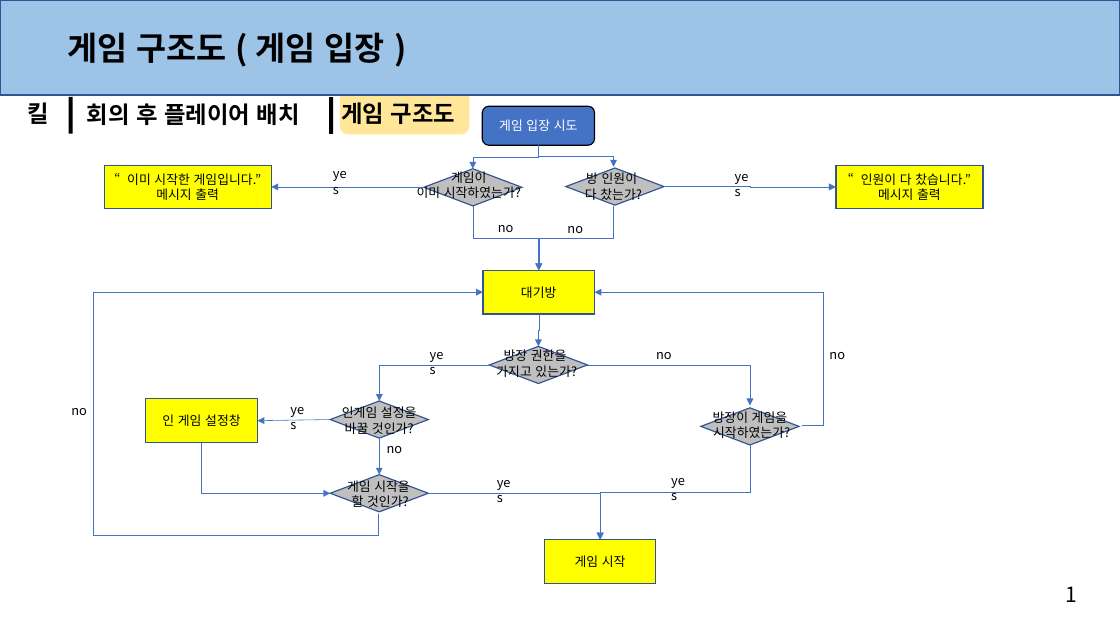
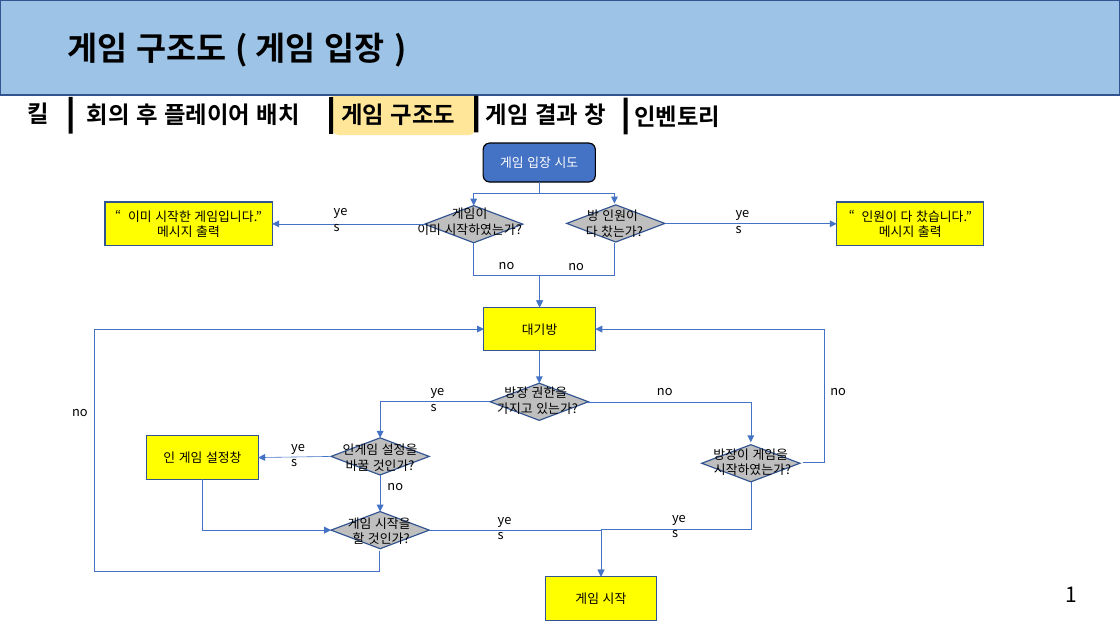
Before and after one commit to anglik0370/EscapeIsland, a slide deck: slide 5 of Document/시스템/시스템.pptx. Drawn at 1120x630 pixels with LibreOffice and Linux fonts; fonts in the diff are those of the drawing. Boxes give left, top, right and bottom in pixels: in the first picture for what was removed or moved away, otherwise in the second. Text is boxed around its words. In the diff, an @@ line names an element or a change of style, - is before the commit and + after.

```diff
--- a/Document/시스템/시스템.pptx
+++ b/Document/시스템/시스템.pptx
@@ rounded rectangle resized from (x1=340, y1=87, x2=470, y2=134) to (x1=331, y1=87, x2=476, y2=135) @@
@@ rectangle added at (x1=474, y1=96, x2=478, y2=133), fill #000000 @@
@@ text added at (x1=486, y1=103, x2=606, y2=125), 20 pt, text #000000, bold @@
+게임 결과 창
@@ rectangle added at (x1=623, y1=97, x2=628, y2=134), fill #000000 @@
@@ text added at (x1=634, y1=105, x2=720, y2=127), 20 pt, text #000000, bold @@
+인벤토리
@@ 17 texts, 14 elbow arrows, 6 diamonds, 5 rectangles, 2 arrows, 1 rounded rectangle moved together from (x1=94, y1=106, x2=983, y2=584) to (x1=95, y1=143, x2=984, y2=620) @@
```
Also in this commit, not shown: 7 other slides changed, 3 slides added, 3 other files.
